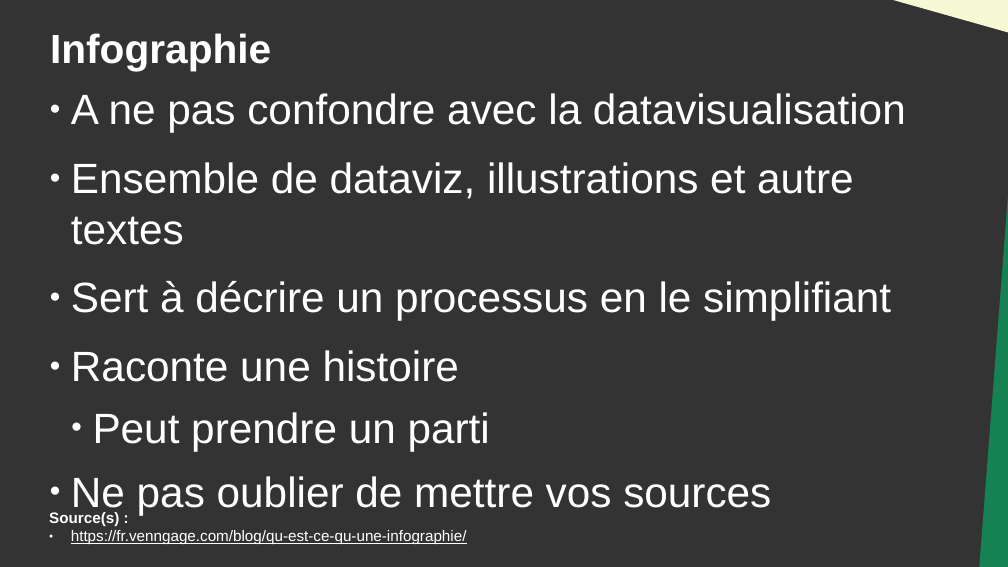
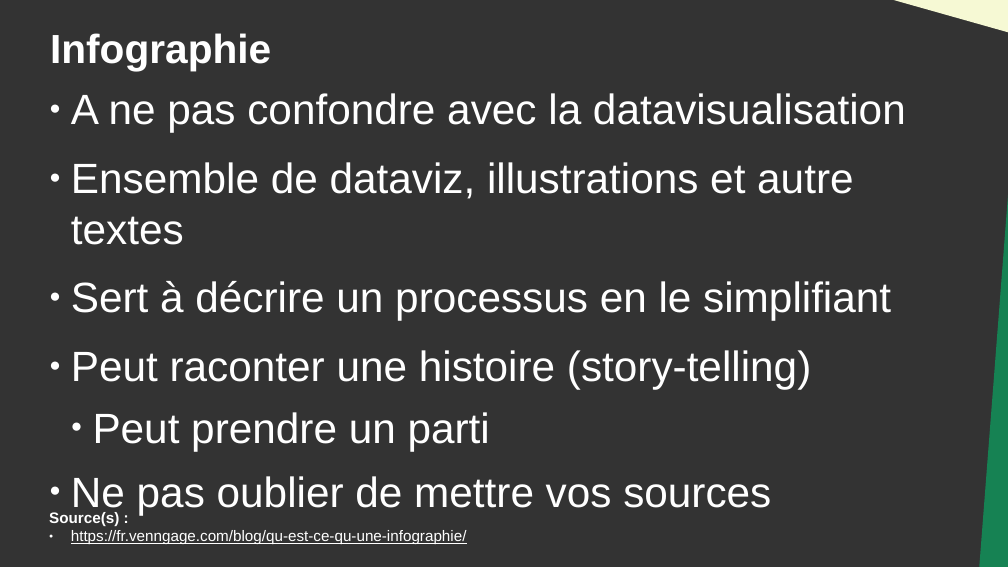
Before and after one commit to DanYellow/cours, a slide deck: slide 6 of data-journalisme-s4/travaux-pratiques/numero-4/presentation.odp. Drawn at 1008x567 pixels with LibreOffice and Linux fonts; fonts in the diff are those of the drawing. Boxes give left, top, right and bottom in pixels: in the first picture for what was removed or moved away, otherwise in the second. Text is boxed around its words. In the diff, an @@ line names an element or a change of style, - is before the commit and + after.

```diff
--- a/data-journalisme-s4/travaux-pratiques/numero-4/presentation.odp
+++ b/data-journalisme-s4/travaux-pratiques/numero-4/presentation.odp
@@ text at (71, 350, 811, 389): text changed @@
-● Raconte une histoire
+● Peut raconter une histoire (story-telling)
```
Also in this commit, not shown: 10 other slides changed, 3 slides added, 1 slide removed, 8 other files.
